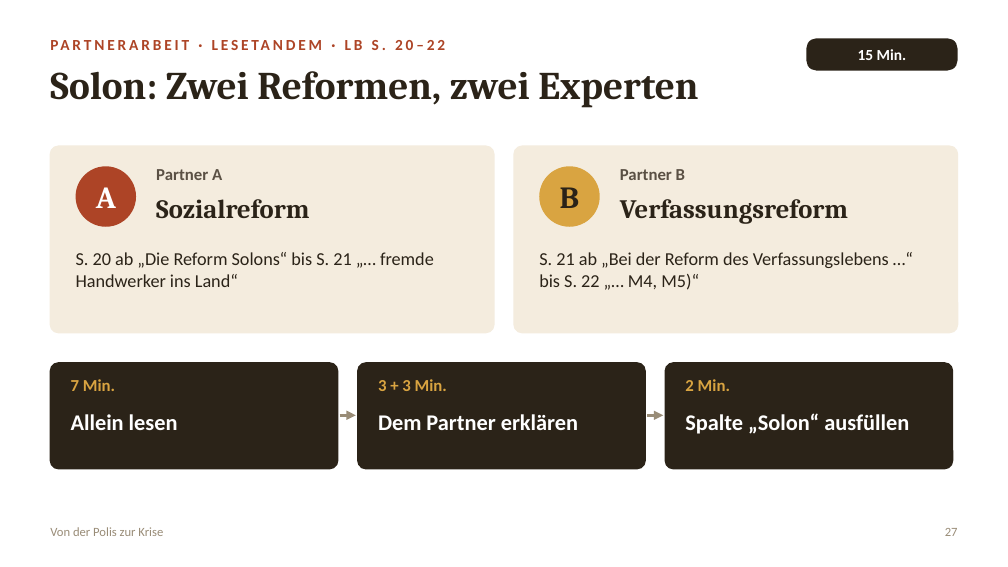
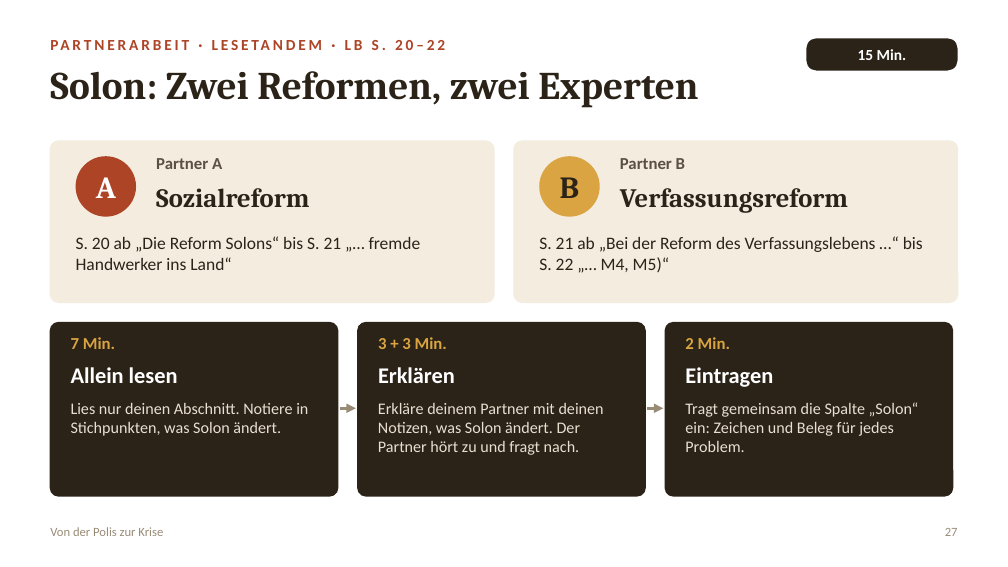
Before and after one commit to golzkonstantin-gif/Schule, a slide deck: slide 27 of Geschichte_11/Doppelstunde_Solon/Folien_Doppelstunde_Drakon_Solon.pptx. Drawn at 1008x567 pixels with LibreOffice and Linux fonts; fonts in the diff are those of the drawing. Boxes give left, top, right and bottom in pixels: in the first picture for what was removed or moved away, otherwise in the second. Text is boxed around its words. In the diff, an @@ line names an element or a change of style, - is before the commit and + after.

```diff
--- a/Geschichte_11/Doppelstunde_Solon/Folien_Doppelstunde_Drakon_Solon.pptx
+++ b/Geschichte_11/Doppelstunde_Solon/Folien_Doppelstunde_Drakon_Solon.pptx
@@ rounded rectangle: place and size @@
-rounded rectangle at (50,146,494,333)
+rounded rectangle at (50,141,494,302)
@@ rounded rectangle: place and size @@
-rounded rectangle at (514,146,958,333)
+rounded rectangle at (514,141,958,302)
@@ 4 texts, 2 ellipses: place and size @@
-4 texts, 2 ellipses at (76,166,848,227)
+4 texts, 2 ellipses at (76,156,848,217)
@@ text "S. 20 ab „Die Reform ...": place and size @@
-text "S. 20 ab „Die Reform ..." at (76,252,434,287)
+text "S. 20 ab „Die Reform ..." at (76,236,421,270)
@@ text "S. 20 ab „Die Reform ..." at (76,236,421,270): size 13 to 12.5 pt @@
@@ text "S. 21 ab „Bei der ..." at (539,237,923,272): size 13 to 12.5 pt @@
@@ text "S. 21 ab „Bei der ...": place and size @@
-text "S. 21 ab „Bei der ..." at (539,252,889,290)
+text "S. 21 ab „Bei der ..." at (539,237,923,272)
@@ rounded rectangle: place and size @@
-rounded rectangle at (50,363,338,469)
+rounded rectangle at (50,323,338,496)
@@ rounded rectangle: place and size @@
-rounded rectangle at (358,363,645,469)
+rounded rectangle at (358,323,645,496)
@@ proportions changed in 5 elements at (50,141,494,302), (514,141,958,302), (50,323,338,496), (358,323,645,496), (665,323,953,496) @@
@@ rounded rectangle: place and size @@
-rounded rectangle at (665,363,953,469)
+rounded rectangle at (665,323,953,496)
@@ 3 texts: place and size @@
-3 texts at (71,379,730,391)
+3 texts at (71,337,730,349)
@@ text "Allein lesen": place and size @@
-text "Allein lesen" at (71,414,178,430)
+text "Allein lesen" at (71,367,178,383)
@@ text at (378,367,455,383): text changed @@
-Dem Partner erklären
+Erklären
@@ text added at (685,367,773,387), 16 pt, text #FFFFFF, bold @@
+Eintragen
@@ text added at (71,403,308,436), 11.5 pt, text #E8DFD0 @@
+Lies nur deinen Abschnitt. Notiere in Stichpunkten, was Solon ändert.
@@ arrow moved from (340, 415) - (356, 415) to (340, 408) - (356, 408) @@
@@ text added at (378,403,604,455), 11.5 pt, text #E8DFD0 @@
+Erkläre deinem Partner mit deinen Notizen, was Solon ändert. Der Partner hört zu und fragt nach.
@@ arrow moved from (647, 415) - (663, 415) to (647, 408) - (663, 408) @@
@@ text removed at (685,413,909,434) @@
-Spalte „Solon“ ausfüllen
@@ text added at (685,402,919,452), 11.5 pt, text #E8DFD0 @@
+Tragt gemeinsam die Spalte „Solon“ ein: Zeichen und Beleg für jedes Problem.
```
Also in this commit, not shown: 9 other slides changed.
